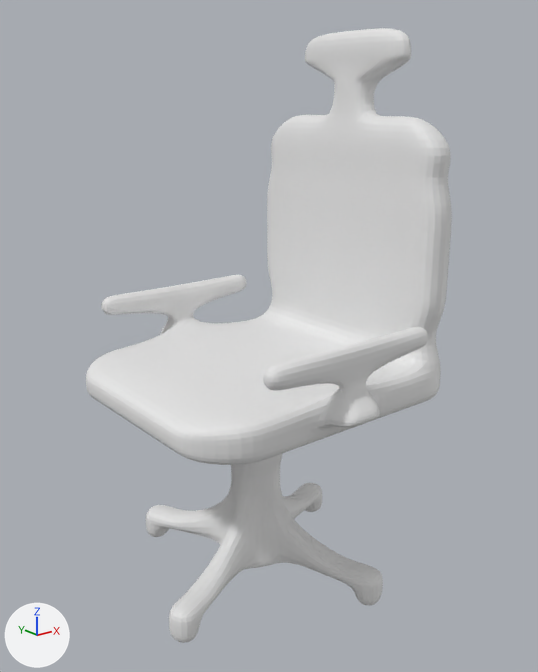
The Blender file Assets/Resources/3D/office chair.blend: old version first, new version second.
Camera for both pictures: a 50 mm camera at (-8.68, -11.3, 5.33) aimed at (0.18, -0.23, 0.91). The axes (+X, +Y, +Z) are drawn at lower left. The lights are the same throughout. The picture after the commit comes second.

The older version as bpy lines, for what is in view:
```python
me_cube_001 = bpy.data.meshes.new('Cube.001')
me_cube_001.from_pydata(...)  # 552 vertices, 550 faces; spans x -1.0..1.0, y -1.2..1.2, z -11.2..16.8
ob_cube = bpy.data.objects.new('Cube', me_cube_001)
ob_cube.location = (0.0, 0.0, 0.0)
ob_cube.scale = (2.9, 2.58, 0.4)
_m = ob_cube.modifiers.new('Subdivision', 'SUBSURF')
_m.levels = 3
```
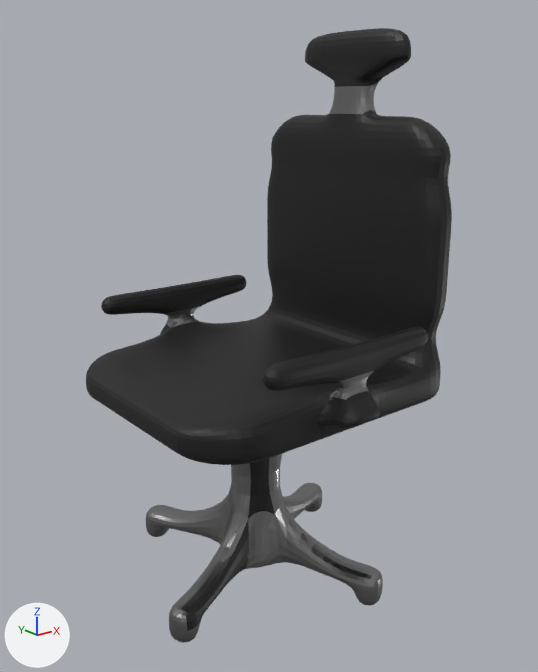
Commit message: [Feat] 의자 수정

Changed parts and their boxes (x1, y1, x2, y2) in the pictures (538 x 672 px):
part 1 of me_cube_001, recoloured (white to black): (86, 28, 452, 465) in both
part 2 of me_cube_001, recoloured (white to black): (186, 520, 249, 631) in both
part 3 of me_cube_001, recoloured (white to black): (248, 458, 274, 518) in both
part 4 of me_cube_001, recoloured (white to grey): (146, 454, 383, 643) in both
part 5 of me_cube_001, recoloured: (164, 307, 374, 400) in both
part 6 of me_cube_001, recoloured (white to grey): (329, 83, 378, 114) in both

Edits to the bpy script that builds the scene:
```text
Add mat_chair_metal:
    mat_chair_metal = principled_material('Chair_Metal')
    mat_chair_metal.base_color = (0.291, 0.291, 0.291)  # grey #939393
    mat_chair_metal.metallic = 1.0
    mat_chair_metal.roughness = 0.3
Add mat_material_001:
    mat_material_001 = principled_material('Material.001')
    mat_material_001.base_color = (0.00749, 0.00749, 0.00749)  # black #151515
Change me_cube_001:
    where me_cube_001.from_pydata(...)  # 552 vertices, 550 faces; spans x -1.0..1.0, y -1.2..1.2, z -11.2..16.8
    used by ob_cube; location = (0.0, 0.0, 0.0); scale = (2.9, 2.58, 0.4)
    me_cube_001 part 1: 430 of the faces centred in x -1.0..1.0, y -1.2..1.2, z -1.9..16.8 switch from no material to mat_material_001 (black #151515)
    me_cube_001 part 2: 5 of the faces centred in x -0.9..-0.4, y -0.5..0.9, z -11.2..-9.2 switch from no material to mat_material_001 (black #151515)
    me_cube_001 part 3: 1 of the faces centred in x -0.1, y -0.1, z -5.0 switch from no material to mat_material_001 (black #151515)
    me_cube_001 part 4: 86 of the faces centred in x -1.0..1.0, y -1.0..1.0, z -11.2..-5.0 switch from no material to mat_chair_metal (grey #939393)
    me_cube_001 part 5: 22 of the faces centred in x -0.3..0.3, y -1.1..1.2, z -1.9..1.7 switch from no material to mat_chair_metal (grey #939393)
    me_cube_001 part 6: 6 of the faces centred in x 0.8..1.0, y -0.2..0.2, z 13.6 switch from no material to mat_chair_metal (grey #939393)
```
